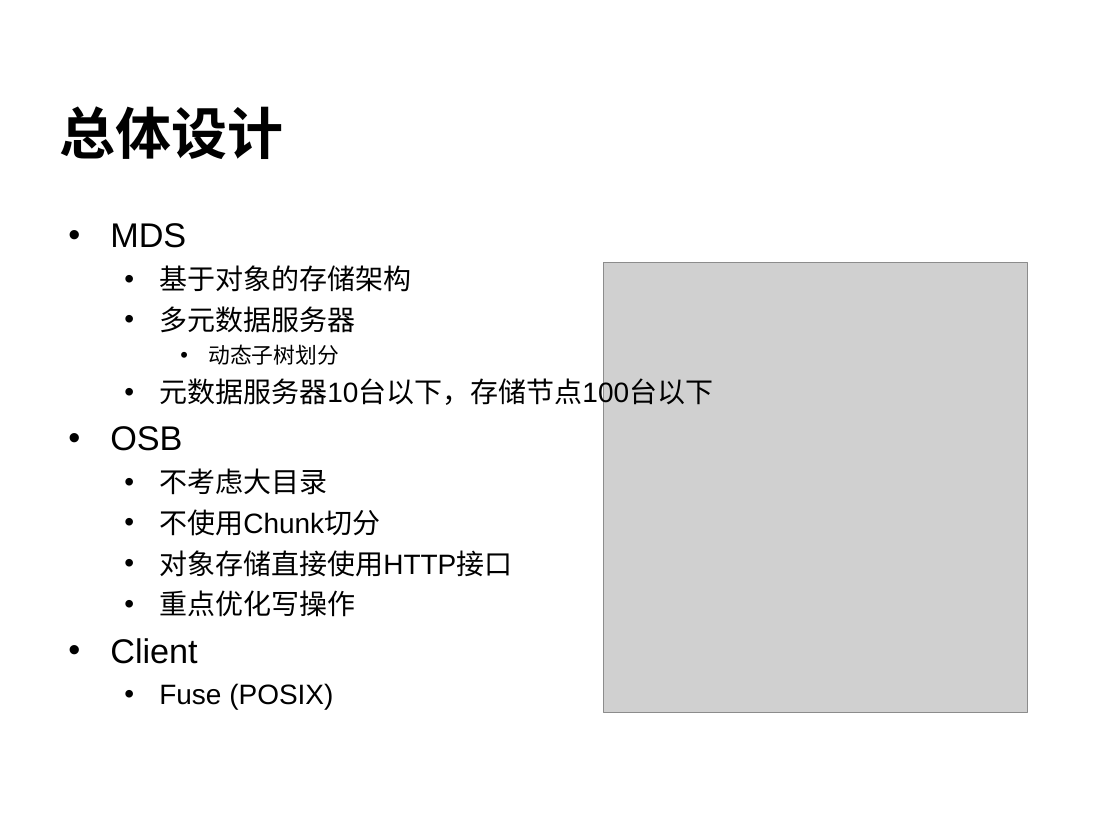
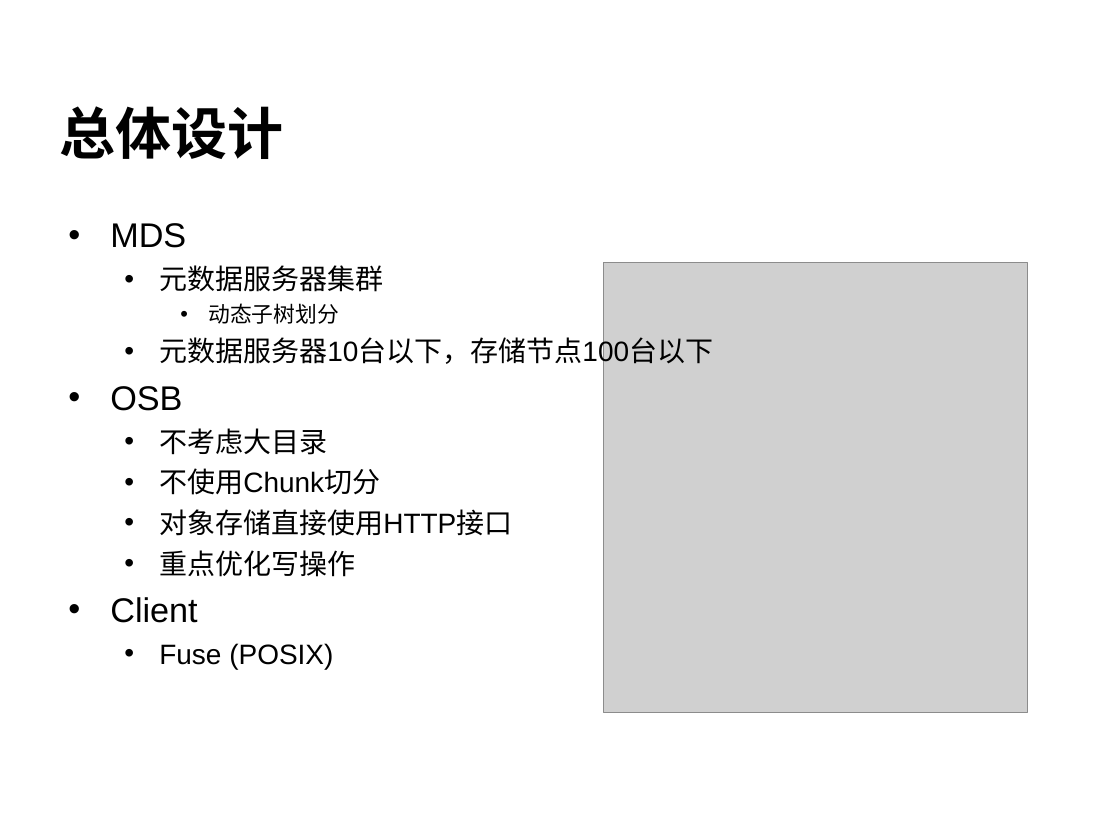
Before and after one commit to cheliequan/idning-paper, a slide deck: slide 11 of draft/答辩.ppt. Drawn at 1120x840 pixels with LibreOffice and Linux fonts; fonts in the diff are those of the drawing; grey boxes stand for pictures; background and template pictures are left out. Boxes give left, top, right and bottom in pixels: in the first picture for what was removed or moved away, otherwise in the second. Text is boxed around its words. In the diff, an @@ line names an element or a change of style, - is before the commit and + after.

```diff
--- a/draft/答辩.ppt
+++ b/draft/答辩.ppt
@@ text at bbox=[159, 265, 383, 292]: text changed @@
-  • 基于对象的存储架构
-  • 多元数据服务器
+  • 元数据服务器集群
```
Also in this commit, not shown: 14 other slides changed, 2 slides added.
